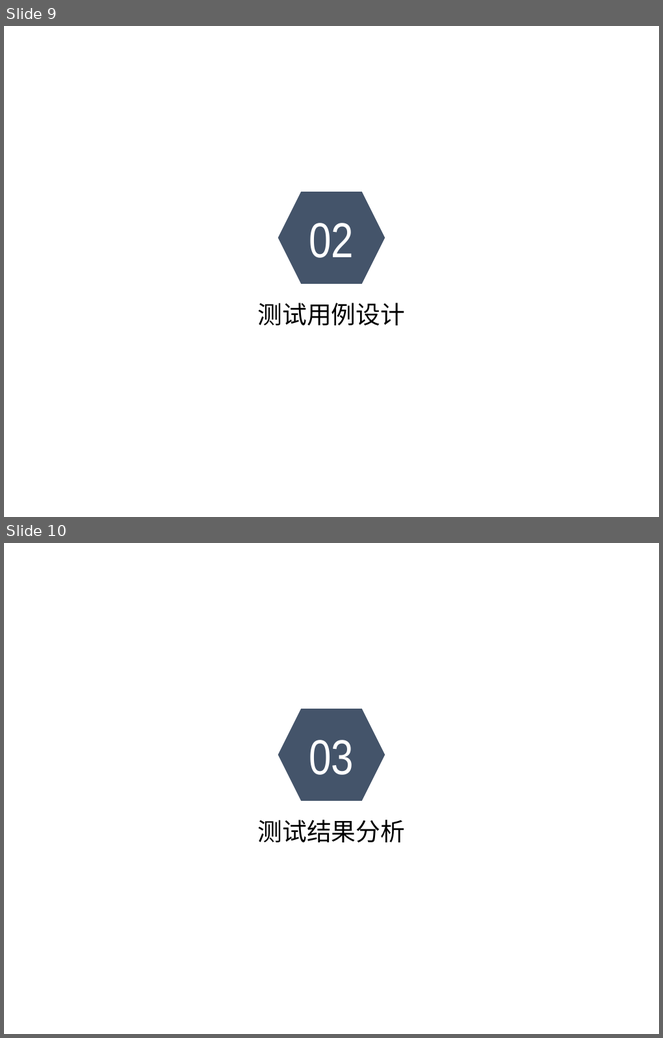
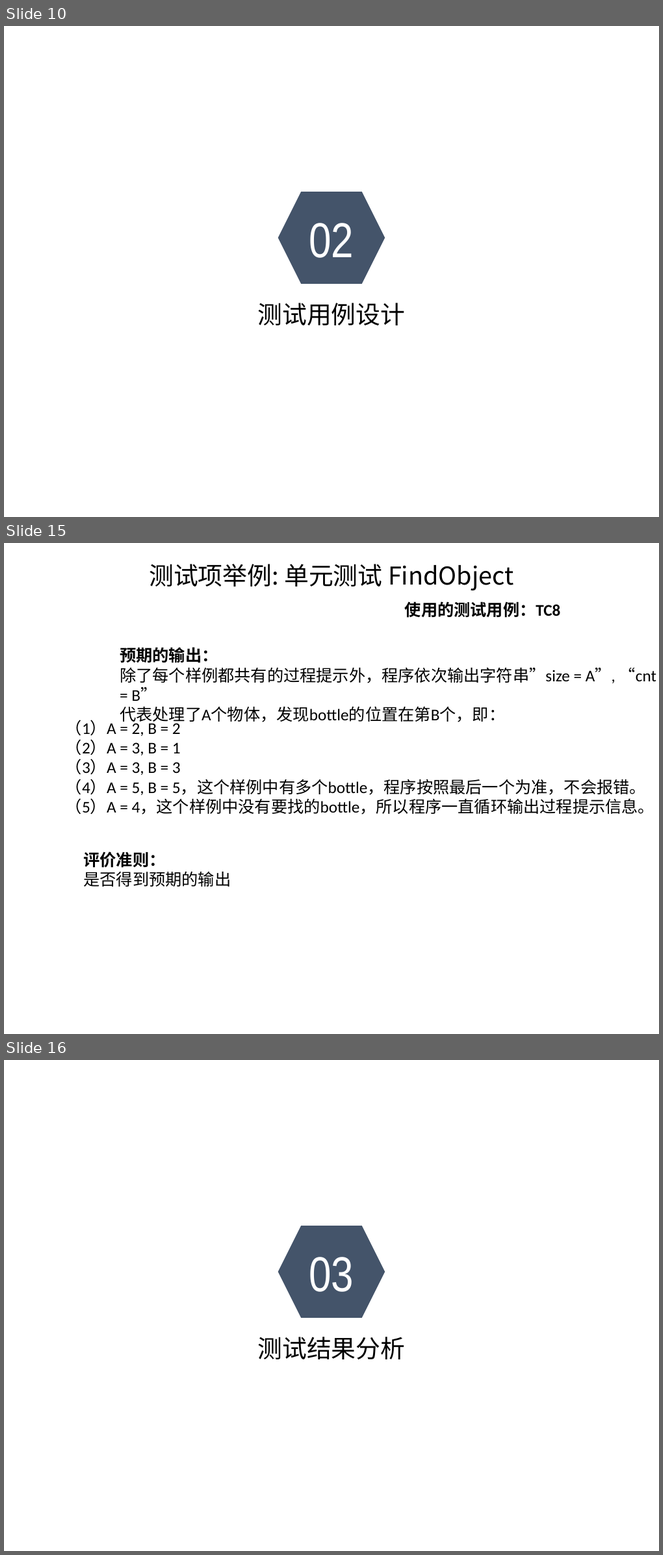
Before and after one commit to sebuaa2019/Team201, a slide deck: 测试报告.pptx. Shown one above the other, each under a label of ours: slides 9 and 10 before the commit, slides 10, 15 and 16 after it; the slides between them are not shown. The pictures are 663x1038 and 663x1555 pixels, drawn with LibreOffice and Linux fonts; fonts in the diff are those of the drawing; background and template pictures are left out. Boxes give left, top, right and bottom in pixels: in the first picture for what was removed or moved away, otherwise in the second. Text is boxed around its words. In the diff, an @@ line names an element or a change of style, - is before the commit and + after.

```diff
--- a/测试报告.pptx
+++ b/测试报告.pptx
@@ slide 15 added at (x1=4, y1=543, x2=659, y2=1034), background picture (left out) @@
@@ text added at (x1=149, y1=564, x2=514, y2=590), 27 pt, text #000000 @@
+测试项举例: 单元测试 FindObject
@@ text added at (x1=405, y1=601, x2=561, y2=618), 18 pt, text #000000, bold @@
+使用的测试用例：TC8
@@ text added at (x1=120, y1=647, x2=657, y2=724), 18 pt, text #000000 @@
+预期的输出：
+除了每个样例都共有的过程提示外，程序依次输出字符串”size = A”, “cnt = B”
+代表处理了A个物体，发现bottle的位置在第B个，即：
@@ text added at (x1=66, y1=720, x2=655, y2=815), 18 pt, text #000000 @@
+（1）A = 2, B = 2
+（2）A = 3, B = 1
+（3）A = 3, B = 3
+（4）A = 5, B = 5，这个样例中有多个bottle，程序按照最后一个为准，不会报错。
+（5）A = 4，这个样例中没有要找的bottle，所以程序一直循环输出过程提示信息。
@@ text added at (x1=84, y1=852, x2=232, y2=887), 18 pt, text #000000 @@
+评价准则：
+是否得到预期的输出
@@ what was slide 9 is now slide 10 @@
@@ what was slide 10 is now slide 16 @@
```
Also in this commit, not shown: 13 other slides added, 5 slides removed.
